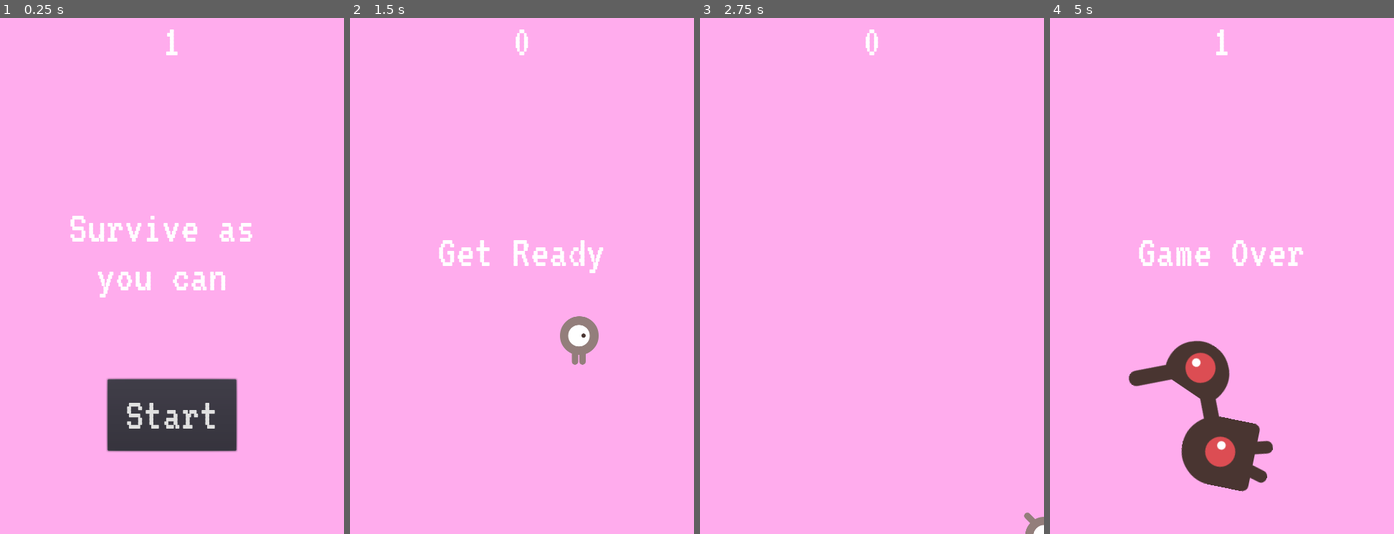
Above: before the commit, frames 1-4 (left to right).
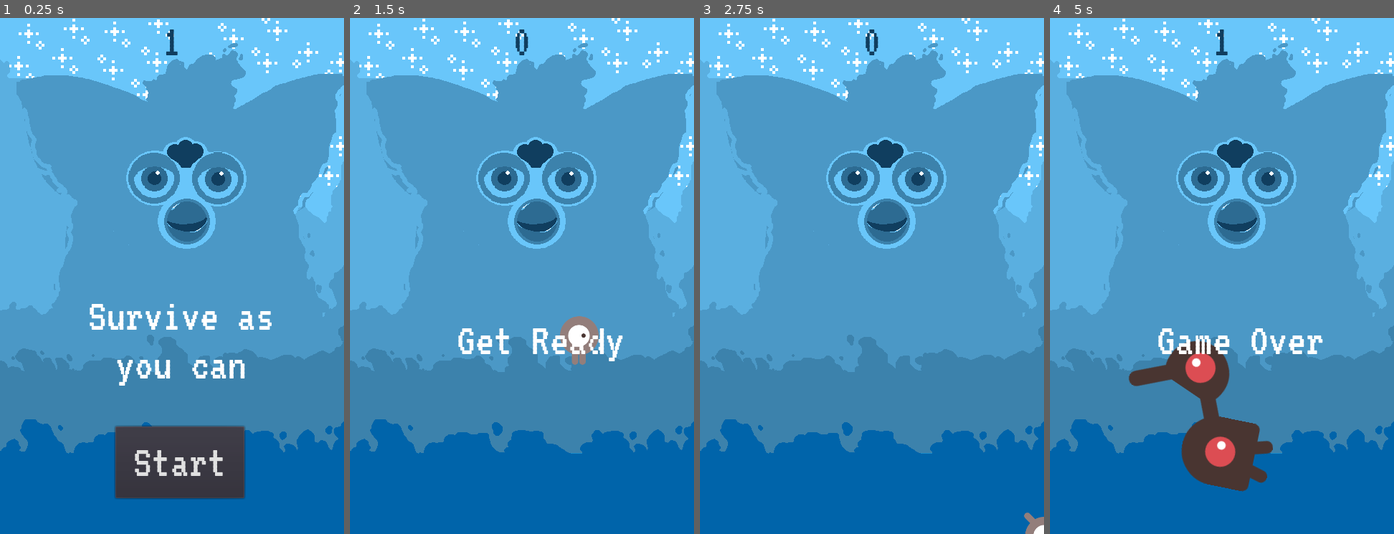
Above: after the commit, the same moments.

Repository: Poipurin/Furbolumination-Game
Game: Godot game, scene res://Main.tscn
The game is run twice, just before and just after one commit, with the same random seed, the same clock (stepped at 60 frames per second) and the same inputs.
Inputs:
- Up to frame 1 (0.25 s): no input
- Up to frame 2 (1.5 s): click "Start" at 0.5 s; tap Enter (start_game) at 1.25, 1.35 s; hold Right (move_right) from 1.28 s (still down)
- Up to frame 3 (2.75 s): release Right (move_right) at 2.03 s; hold Down (move_down) from 2.03 s (still down); tap Enter (start_game) at 2.1 s
- Up to frame 4 (5 s): release Down (move_down) at 2.78 s; hold Right (move_right) 2.78-3.53 s; tap Enter (start_game) at 2.85, 3.6, 4.35 s; hold Up (move_up) 3.53-4.28 s; hold Left (move_left) from 4.28 s (still down)

The runs differ from the first frame. In frame 1, 98% of the frame differs, in the area x 0-100%, y 0-100%; in frame 2, 99%; in frame 3, 100%; in frame 4, 95%.

Commit message:
fondo y cosas gráficas

Diff:
--- a/HUD.tscn
+++ b/HUD.tscn
@@ -19,6 +19,7 @@
 [node name="ScoreLabel" type="Label" parent="."]
 anchor_right = 1.0
 margin_bottom = 78.0
+custom_colors/font_color = Color( 0.0666667, 0.247059, 0.376471, 1 )
 custom_fonts/font = SubResource( 1 )
 text = "1"
 align = 1
@@ -28,10 +29,10 @@
 anchor_top = 0.5
 anchor_right = 1.0
 anchor_bottom = 0.5
-margin_left = 19.0
-margin_top = -113.0
-margin_right = -21.0
-margin_bottom = 46.0
+margin_left = 46.0
+margin_top = 10.0
+margin_right = 6.0
+margin_bottom = 169.0
 custom_fonts/font = SubResource( 1 )
 text = "Survive as
 you can "
@@ -44,10 +45,10 @@
 anchor_top = 1.0
 anchor_right = 0.5
 anchor_bottom = 1.0
-margin_left = -90.0
-margin_top = -216.0
-margin_right = 90.0
-margin_bottom = -116.0
+margin_left = -79.0
+margin_top = -150.0
+margin_right = 101.0
+margin_bottom = -50.0
 custom_fonts/font = SubResource( 1 )
 shortcut = SubResource( 3 )
 text = "Start"
--- a/Main.tscn
+++ b/Main.tscn
@@ -6,6 +6,7 @@
 [ext_resource path="res://HUD.tscn" type="PackedScene" id=4]
 [ext_resource path="res://art/gameover.wav" type="AudioStream" id=5]
 [ext_resource path="res://art/House In a Forest Loop.ogg" type="AudioStream" id=6]
+[ext_resource path="res://art/furbybackgroud.png" type="Texture" id=7]
 
 [sub_resource type="Curve2D" id=1]
 _data = {
@@ -16,10 +17,10 @@
 script = ExtResource( 3 )
 mob_scene = ExtResource( 2 )
 
-[node name="ColorRect" type="ColorRect" parent="."]
+[node name="TextureRect" type="TextureRect" parent="."]
 anchor_right = 1.0
 anchor_bottom = 1.0
-color = Color( 1, 0.678431, 0.933333, 1 )
+texture = ExtResource( 7 )
 
 [node name="Player" parent="." instance=ExtResource( 1 )]
 
Not shown: 1 places in Main.tscn that only renumber resources
Binary file added: art/furbybackgroud.aseprite
Binary file added: art/furbybackgroud.png
Not shown, added: art/furbybackgroud.png.import
